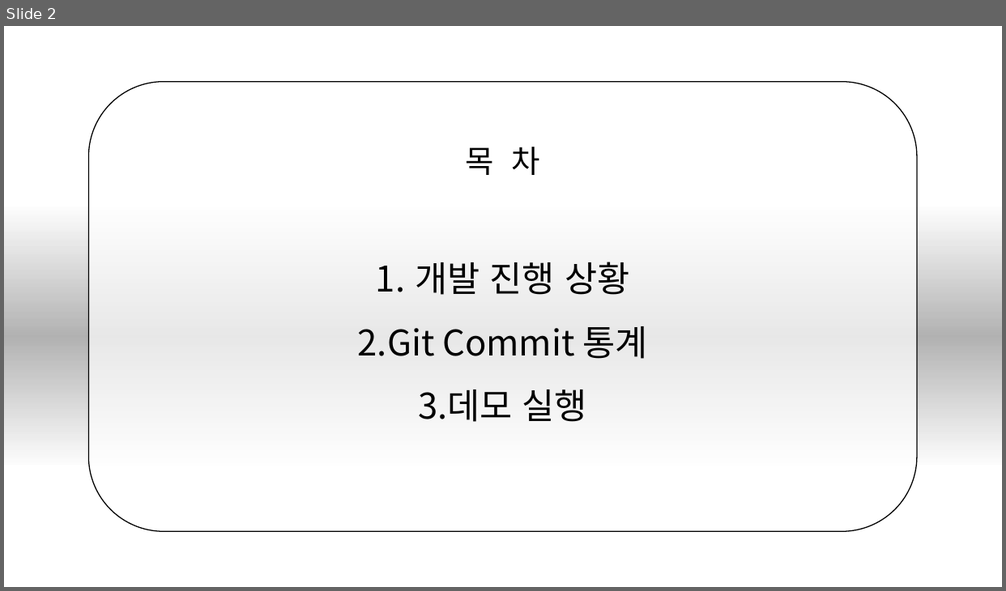
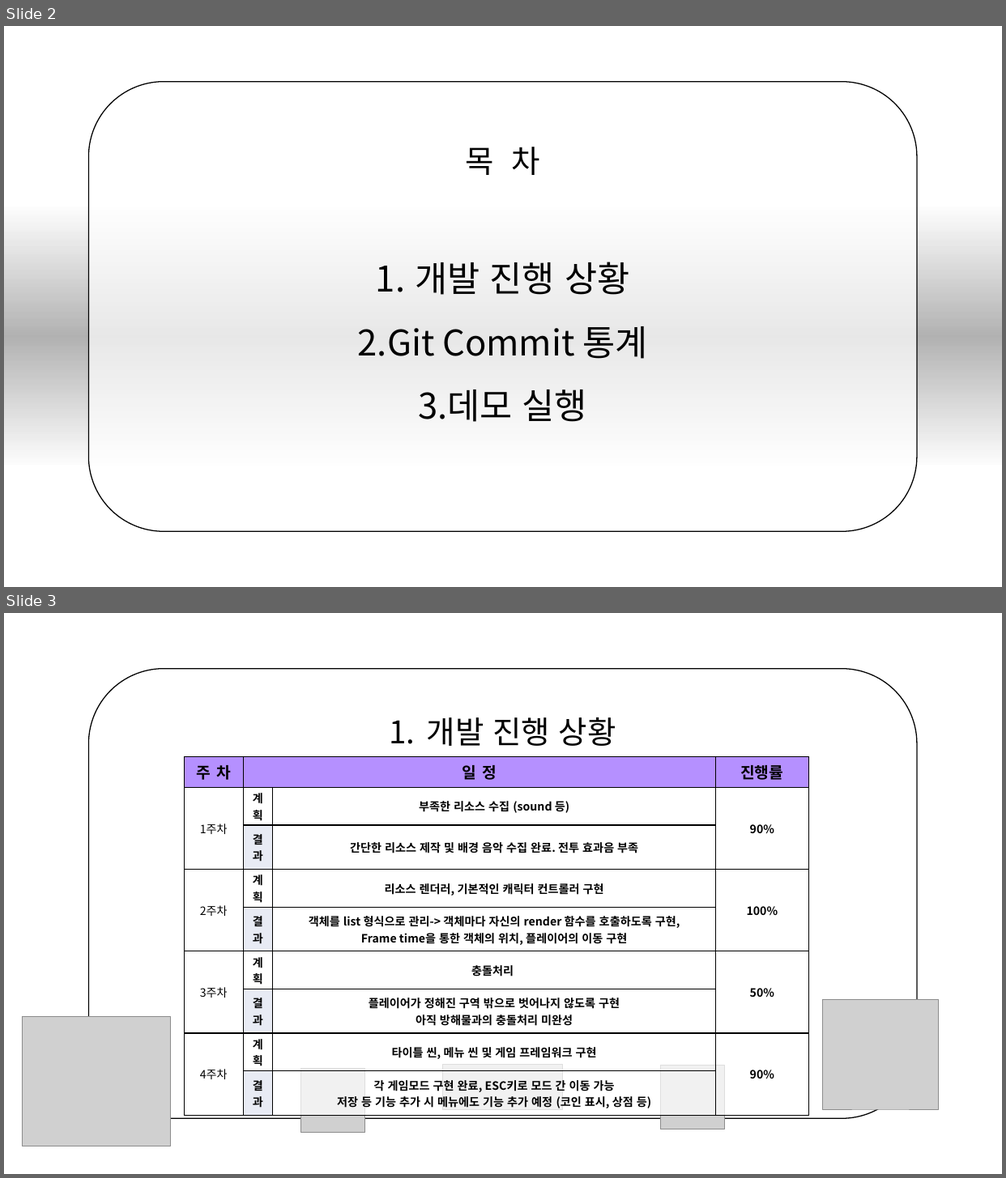
Before and after one commit to pikach-u/2DGP_PIXELJONES, a slide deck: 2DGP 2차 발표.pptx. Shown one above the other, each under a label of ours: slide 2 before the commit, slides 2 and 3 after it. The pictures are 1006x591 and 1006x1178 pixels, drawn with LibreOffice and Linux fonts; fonts in the diff are those of the drawing; grey boxes stand for pictures; background and template pictures are left out. Boxes give left, top, right and bottom in pixels: in the first picture for what was removed or moved away, otherwise in the second. Text is boxed around its words. In the diff, an @@ line names an element or a change of style, - is before the commit and + after.

Commit message:
Update 2DGP 2차 발표.pptx
2차 발표 자료 추가

```diff
--- a/2DGP 2차 발표.pptx
+++ b/2DGP 2차 발표.pptx
@@ slide 3 added at (4, 613, 1002, 1174), background picture (left out) @@
@@ rounded rectangle added at (88, 668, 918, 1118), fill #FFFFFF at 70% opacity, outline #000000 1 pt, 30 pt, text #000000 @@
+1. 개발 진행 상황
@@ table added at (185, 756, 809, 1112), 9 rows, 4 columns @@
+주차 | 일정 |  | 진행률
+1주차 | 계획 | 부족한 리소스 수집 (sound 등) | 90%
+ | 결과 | 간단한 리소스 제작 및 배경 음악 수집 완료. 전투 효과음 부족 | 
+2주차 | 계획 | 리소스 렌더러, 기본적인 캐릭터 컨트롤러 구현 | 100%
+ | 결과 | 객체를 list 형식으로 관리-> 객체마다 자신의 render 함수를 호출하도록 구현, / Frame time을 통한 객체의 위치, 플레이어의 이동 구현 | 
+3주차 | 계획 | 충돌처리 | 50%
+ | 결과 | 플레이어가 정해진 구역 밖으로 벗어나지 않도록 구현 아직 방해물과의 충돌처리 미완성 | 
+4주차 | 계획 | 타이틀 씬, 메뉴 씬 및 게임 프레임워크 구현 | 90%
+ | 결과 | 각 게임모드 구현 완료, ESC키로 모드 간 이동 가능 / 저장 등 기능 추가 시 메뉴에도 기능 추가 예정 (코인 표시, 상점 등) | 
@@ picture added at (823, 1000, 939, 1110) @@
@@ picture added at (22, 1017, 170, 1147) @@
@@ picture added at (300, 1069, 364, 1132) @@
@@ picture added at (443, 1064, 562, 1110) @@
@@ picture added at (661, 1065, 724, 1129) @@
```
Also in this commit, not shown: 3 slides changed, 3 slides removed.
